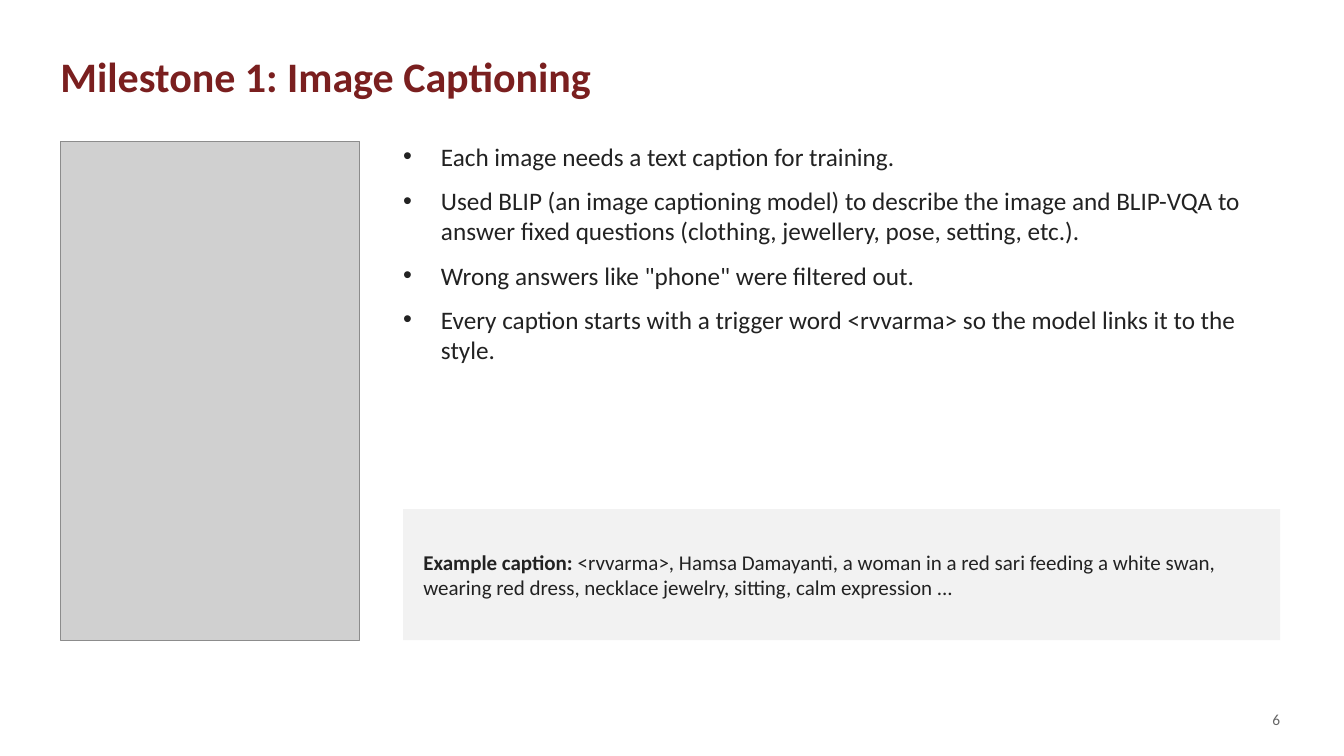
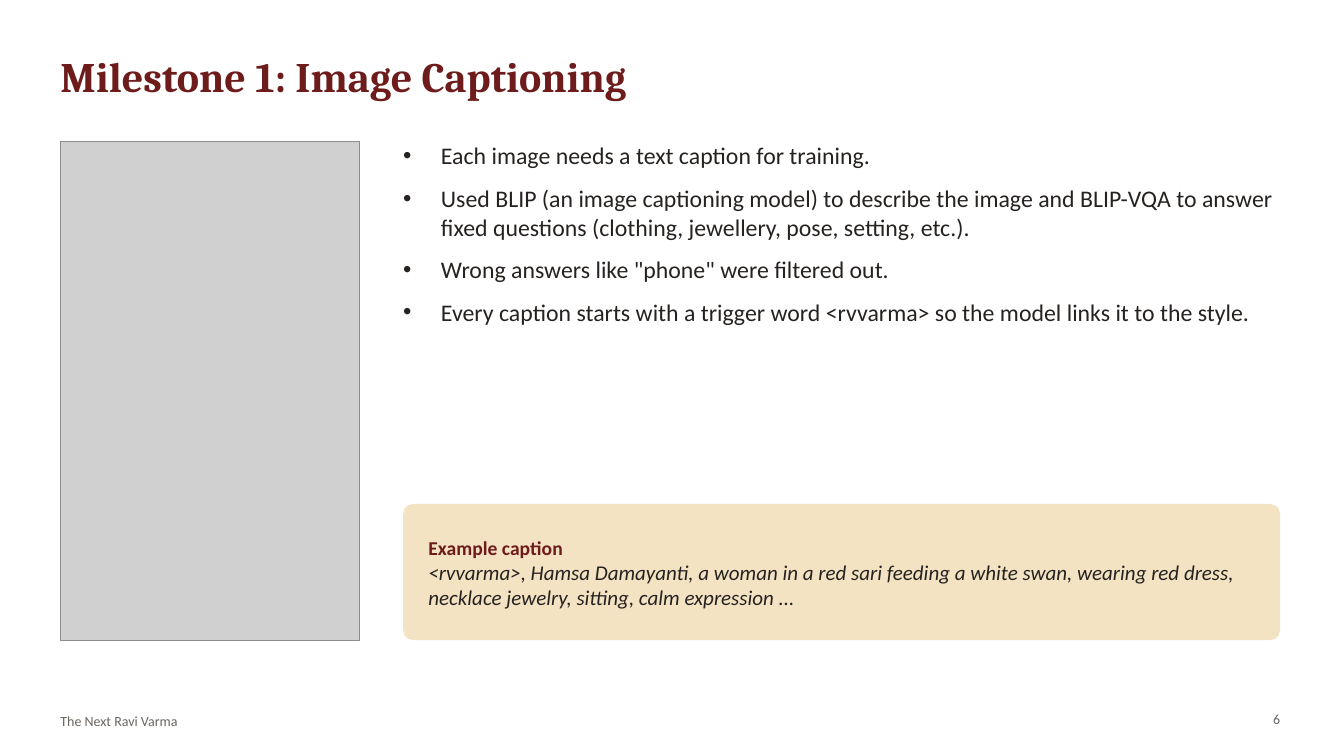
Before and after one commit to f20240684-cmd/the-next-ravi-varma-v2, a slide deck: slide 6 of docs/The_Next_Ravi_Varma_Milestone2_Review.pptx. Drawn at 1344x756 pixels with LibreOffice and Linux fonts; fonts in the diff are those of the drawing; grey boxes stand for pictures. Boxes give left, top, right and bottom in pixels: in the first picture for what was removed or moved away, otherwise in the second. Text is boxed around its words. In the diff, an @@ line names an element or a change of style, - is before the commit and + after.

```diff
--- a/docs/The_Next_Ravi_Varma_Milestone2_Review.pptx
+++ b/docs/The_Next_Ravi_Varma_Milestone2_Review.pptx
@@ title "Milestone 1: Image Captioning" at (x1=60, y1=63, x2=627, y2=102): font Calibri to Cambria, text colour #7A1F1F to #6E1B1B @@
@@ text "Each image needs a text ..." at (x1=441, y1=147, x2=1272, y2=325): size 18 to 17 pt, text colour #222222 to #262220 @@
@@ rounded rectangle resized from (x1=403, y1=509, x2=1280, y2=640) to (x1=403, y1=504, x2=1280, y2=640) @@
@@ rounded rectangle at (x1=403, y1=504, x2=1280, y2=640): rectangle to rounded rectangle; fill #F2F2F2 to #F3E3C3 @@
@@ text at (x1=428, y1=541, x2=1234, y2=609): text changed; text colour #222222 to #262220; italic on @@
-Example caption: <rvvarma>, Hamsa Damayanti, a woman in a red sari feeding a white swan, wearing red dress, necklace jewelry, sitting, calm expression ...
+Example caption
+<rvvarma>, Hamsa Damayanti, a woman in a red sari feeding a white swan, wearing red dress, necklace jewelry, sitting, calm expression ...
@@ text added at (x1=60, y1=716, x2=178, y2=726), 10 pt, text #6B6560 @@
+The Next Ravi Varma
```
Also in this commit, not shown: 12 other slides changed, 1 other file.
